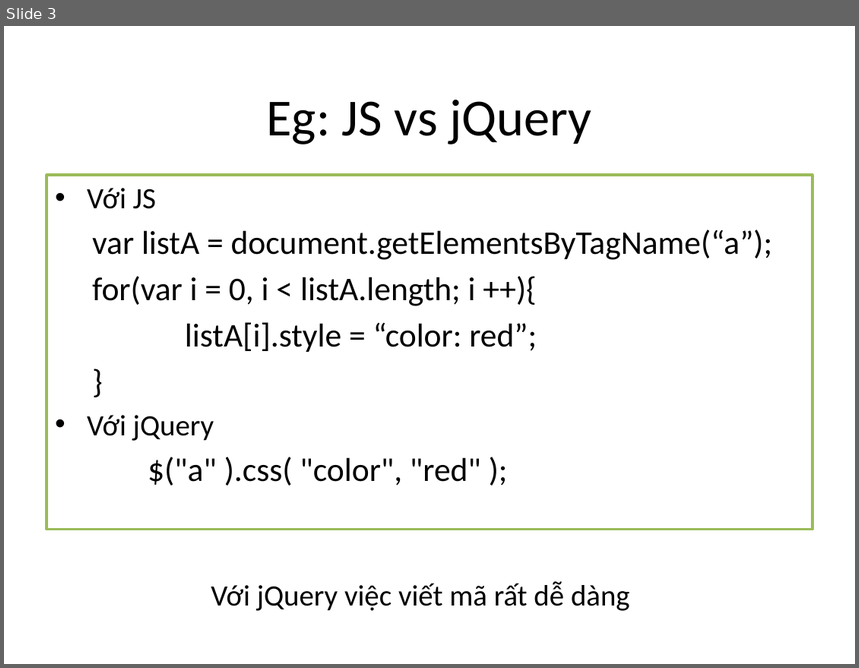
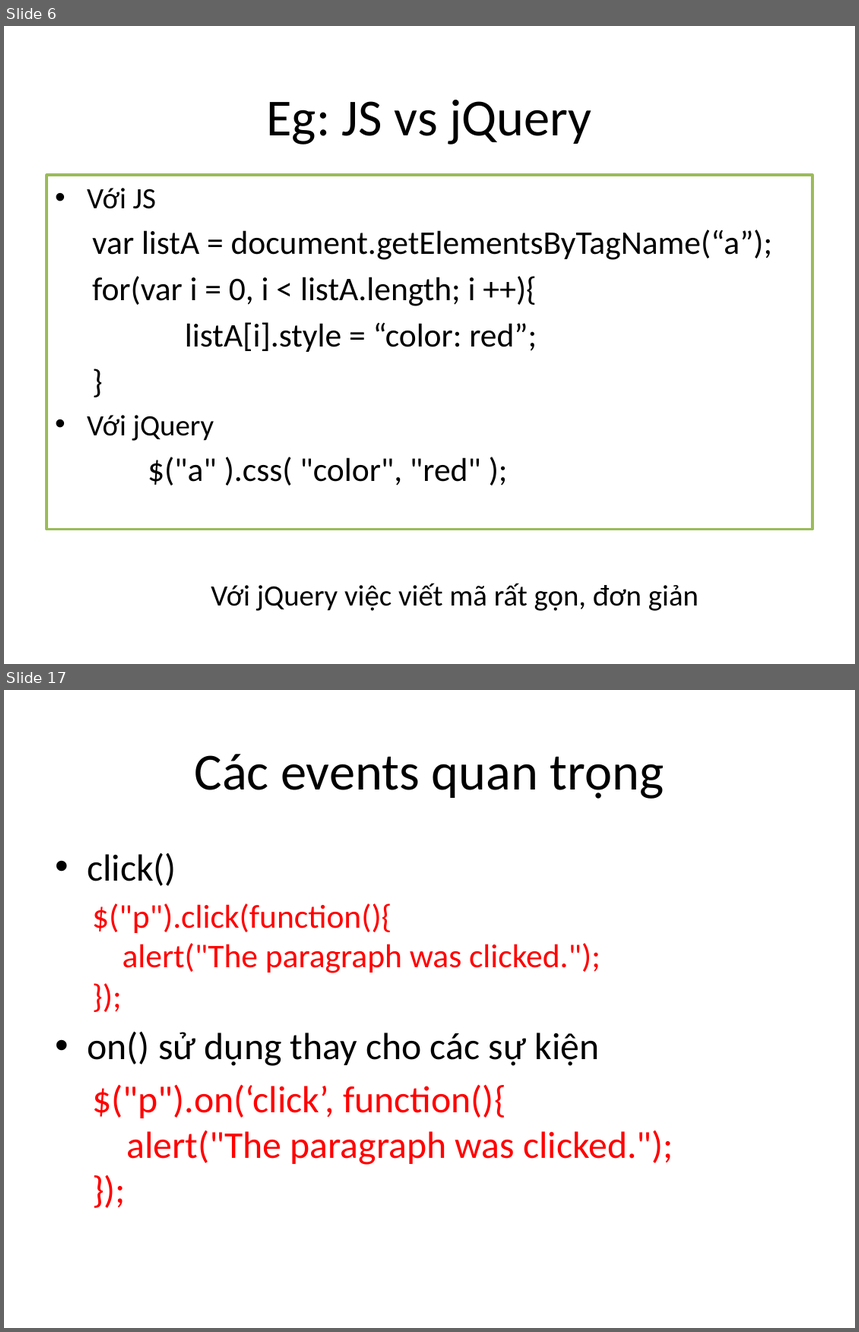
Before and after one commit to phithanh97cs/T3H, a slide deck: Front-end/5. jQuery vs JS/jQuery.pptx. Shown one above the other, each under a label of ours: slide 3 before the commit, slides 6 and 17 after it; the slides between them are not shown. The pictures are 859x668 and 859x1332 pixels, drawn with LibreOffice and Linux fonts; fonts in the diff are those of the drawing. Boxes give left, top, right and bottom in pixels: in the first picture for what was removed or moved away, otherwise in the second. Text is boxed around its words. In the diff, an @@ line names an element or a change of style, - is before the commit and + after.

```diff
--- a/Front-end/5. jQuery vs JS/jQuery.pptx
+++ b/Front-end/5. jQuery vs JS/jQuery.pptx
@@ slide 17 added at (x1=4, y1=690, x2=855, y2=1328), background #FFFFFF @@
@@ title added at (x1=195, y1=754, x2=664, y2=799), 44 pt, text #000000 @@
+Các events quan trọng
@@ text added at (x1=87, y1=853, x2=674, y2=1165), 32 pt, text #FF0000 @@
+• click()
+  $("p").click(function(){
+  alert("The paragraph was clicked.");
+  });
+• on() sử dụng thay cho các sự kiện
+    $("p").on(‘click’, function(){
+    alert("The paragraph was clicked.");
+    });
@@ what was slide 3 is now slide 6 @@
@@ slide 6 changed as well @@
@@ text at (x1=211, y1=583, x2=699, y2=611): text changed @@
-Với jQuery việc viết mã rất dễ dàng
+Với jQuery việc viết mã rất gọn, đơn giản
```
Also in this commit, not shown: 1 other slide changed, 17 other slides added, 5 other files.
